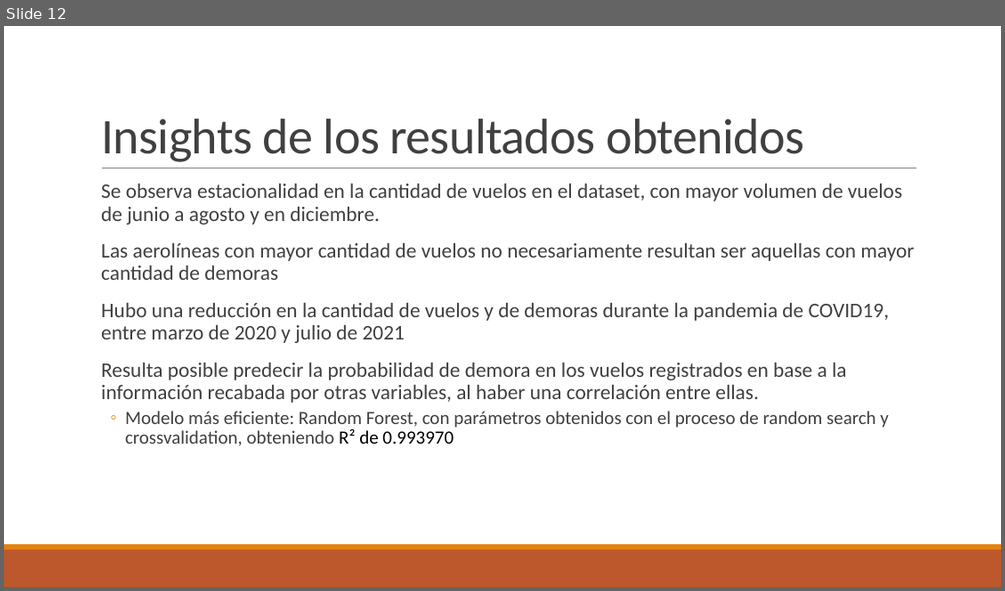
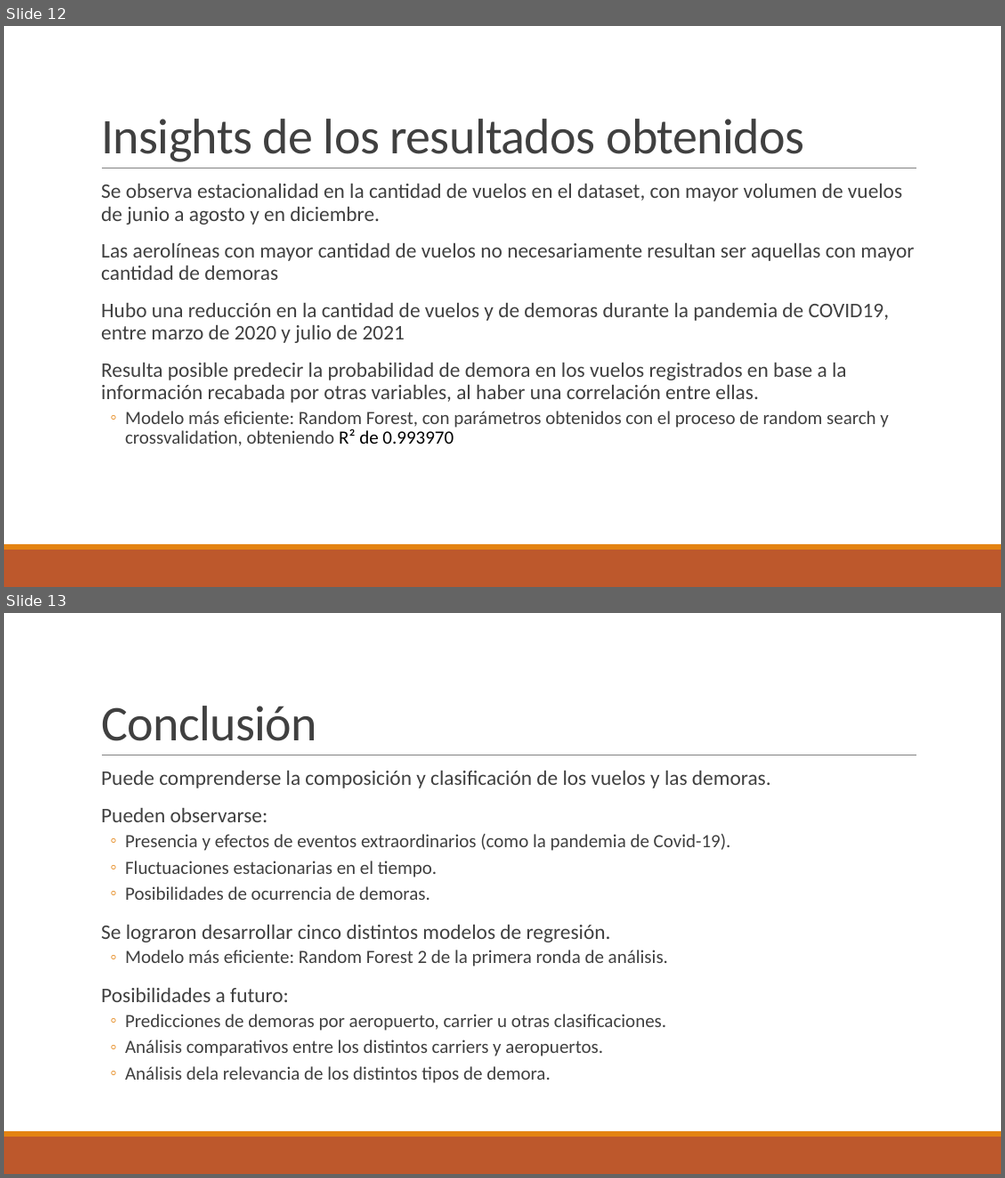
Before and after one commit to eghainze/Trabajo_Final_Data_Science_Coder_House, a slide deck: Análisis Exploratorio de demoras en vuelos de aerolíneas.pptx. Shown one above the other, each under a label of ours: slide 12 before the commit, slides 12 and 13 after it. The pictures are 1005x591 and 1005x1178 pixels, drawn with LibreOffice and Linux fonts; fonts in the diff are those of the drawing. Boxes give left, top, right and bottom in pixels: in the first picture for what was removed or moved away, otherwise in the second. Text is boxed around its words. In the diff, an @@ line names an element or a change of style, - is before the commit and + after.

Commit message:
Actualizado el power point con una diapositiva de conclusión

```diff
--- a/Análisis Exploratorio de demoras en vuelos de aerolíneas.pptx
+++ b/Análisis Exploratorio de demoras en vuelos de aerolíneas.pptx
@@ slide 13 added at (4,613,1001,1174), background #FFFFFF; not listed: 3 template elements that a slide beside it also shows @@
@@ title added at (101,706,317,741), 48 pt, text #404040 @@
+Conclusión
@@ text added at (101,771,771,1083), 18 pt, text #404040 @@
+  Puede comprenderse la composición y clasificación de los vuelos y las demoras.
+  Pueden observarse:
+  ◦ Presencia y efectos de eventos extraordinarios (como la pandemia de Covid-19).
+  ◦ Fluctuaciones estacionarias en el tiempo.
+  ◦ Posibilidades de ocurrencia de demoras.
+  Se lograron desarrollar cinco distintos modelos de regresión.
+  ◦ Modelo más eficiente: Random Forest 2 de la primera ronda de análisis.
+  Posibilidades a futuro:
+  ◦ Predicciones de demoras por aeropuerto, carrier u otras clasificaciones.
+  ◦ Análisis comparativos entre los distintos carriers y aeropuertos.
+  ◦ Análisis dela relevancia de los distintos tipos de demora.
```
